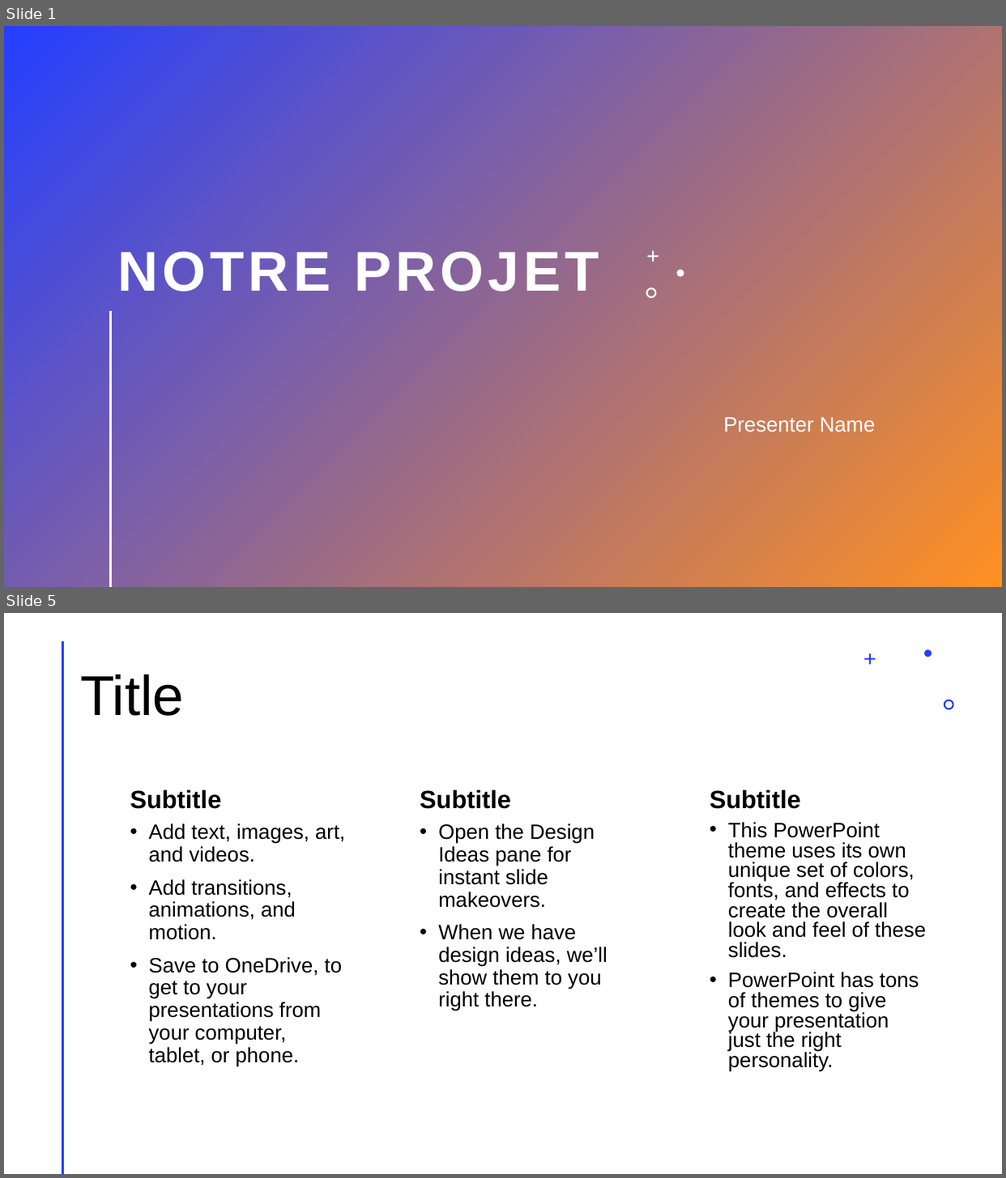
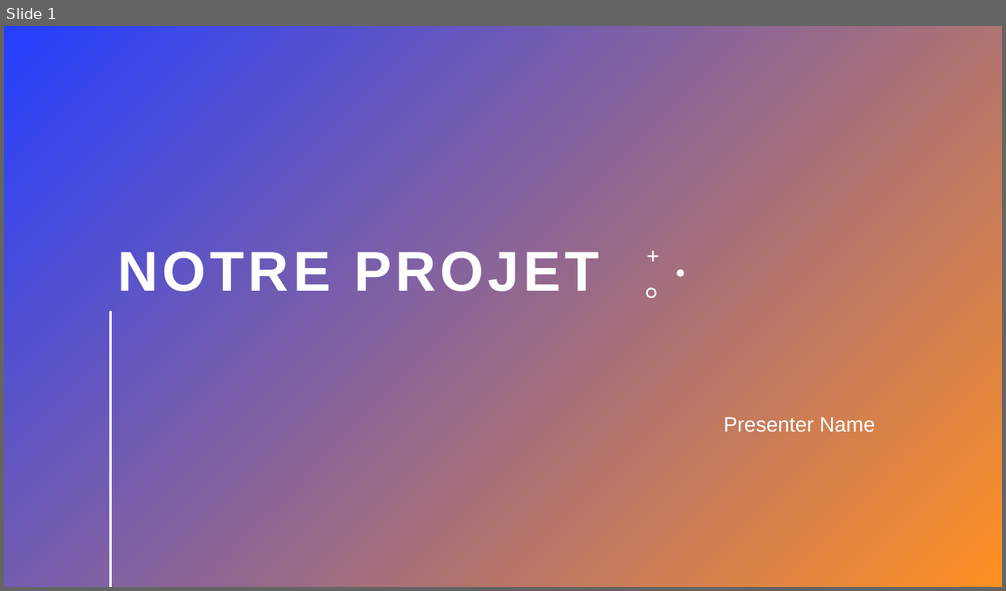
Before and after one commit to seiemens/snpt, a slide deck: doku/Notre Projet.pptx. Shown one above the other, each under a label of ours: slides 1 and 5 before the commit, slide 1 after it; the slides between them are not shown. The pictures are 1006x1178 and 1006x591 pixels, drawn with LibreOffice and Linux fonts; fonts in the diff are those of the drawing. Boxes give left, top, right and bottom in pixels: in the first picture for what was removed or moved away, otherwise in the second. Text is boxed around its words. In the diff, an @@ line names an element or a change of style, - is before the commit and + after.

```diff
--- a/doku/Notre Projet.pptx
+++ b/doku/Notre Projet.pptx
@@ slide 5 removed at (4,613,1002,1174), background #FFFFFF @@
@@ line removed from (62, 642) to (62, 1174) @@
@@ freeform shape removed at (864,653,876,665) @@
@@ freeform shape removed at (924,649,931,658) @@
@@ title removed at (80,674,184,716) @@
-Title
@@ freeform shape removed at (944,699,954,709) @@
@@ text removed at (130,790,222,809) @@
-Subtitle
@@ text removed at (420,790,511,809) @@
-Subtitle
@@ text removed at (710,790,801,809) @@
-Subtitle
@@ text removed at (149,824,345,1067) @@
-• Add text, images, art, and videos.
-• Add transitions, animations, and motion.
-• Save to OneDrive, to get to your presentations from your computer, tablet, or phone.
@@ text removed at (438,824,607,1012) @@
-• Open the Design Ideas pane for instant slide makeovers.
-• When we have design ideas, we’ll show them to you right there.
@@ text removed at (728,822,926,1072) @@
-• This PowerPoint theme uses its own unique set of colors, fonts, and effects to create the overall look and feel of these slides.
-• PowerPoint has tons of themes to give your presentation just the right personality.
```
Also in this commit, not shown: 1 slide changed, 2 slides added, 1 other slide removed.
